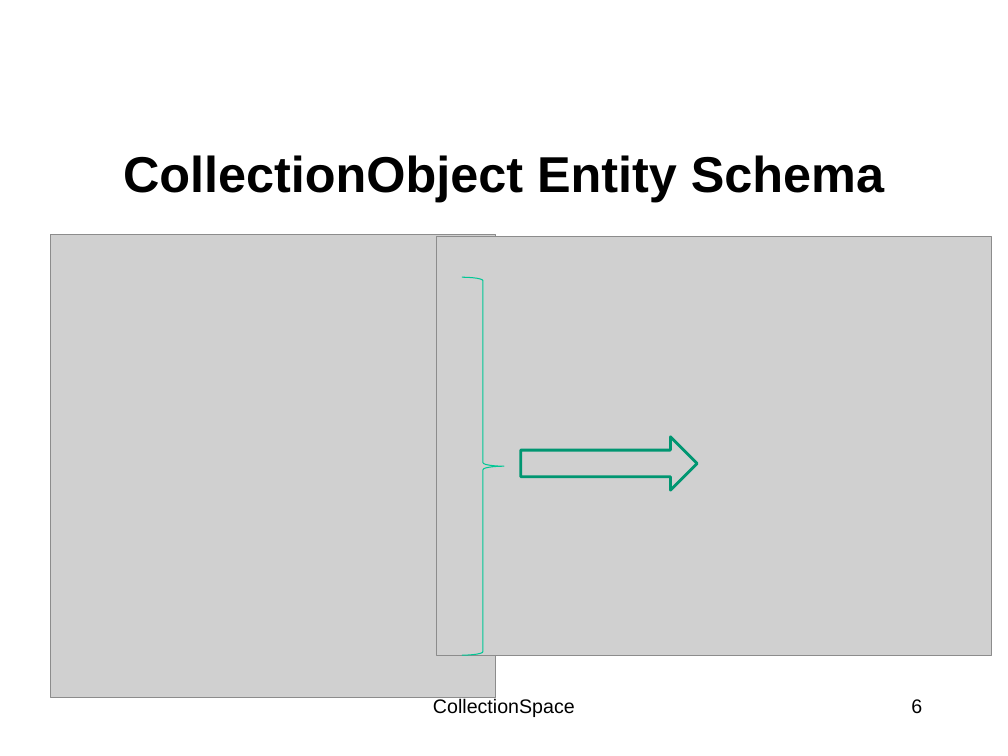
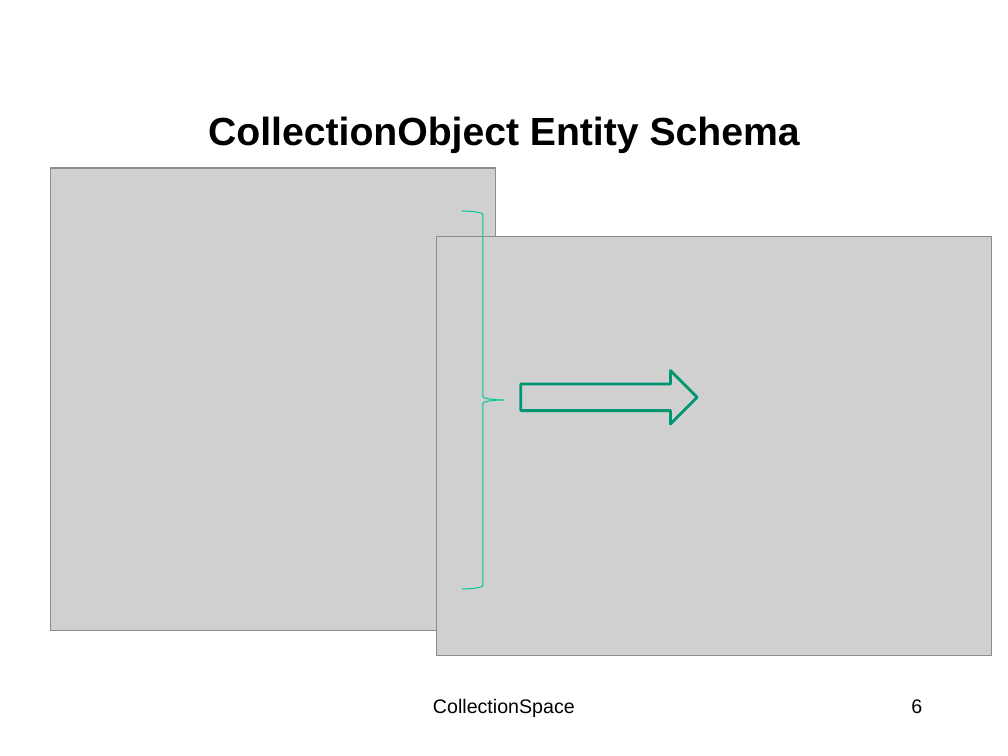
Before and after one commit to walkerart/services, a slide deck: slide 6 of docs/allteam-061409-toronto/Toronto_BehindTheScenes.pptx. Drawn at 1008x756 pixels with LibreOffice and Linux fonts; fonts in the diff are those of the drawing; grey boxes stand for pictures; background and template pictures are left out. Boxes give left, top, right and bottom in pixels: in the first picture for what was removed or moved away, otherwise in the second. Text is boxed around its words. In the diff, an @@ line names an element or a change of style, - is before the commit and + after.

```diff
--- a/docs/allteam-061409-toronto/Toronto_BehindTheScenes.pptx
+++ b/docs/allteam-061409-toronto/Toronto_BehindTheScenes.pptx
@@ title "CollectionObject Entity Schema": place and size @@
-title "CollectionObject Entity Schema" at (123,155,884,202)
+title "CollectionObject Entity Schema" at (208,116,800,153)
@@ title "CollectionObject Entity Schema" at (208,116,800,153): size 36 to 28 pt @@
@@ 1 right brace, 1 picture, 1 right arrow: place and size @@
-1 right brace, 1 picture, 1 right arrow at (50,234,698,697)
+1 right brace, 1 picture, 1 right arrow at (50,168,698,631)
```
Also in this commit, not shown: 10 other slides changed, 2 slides added, 1 slide removed.
